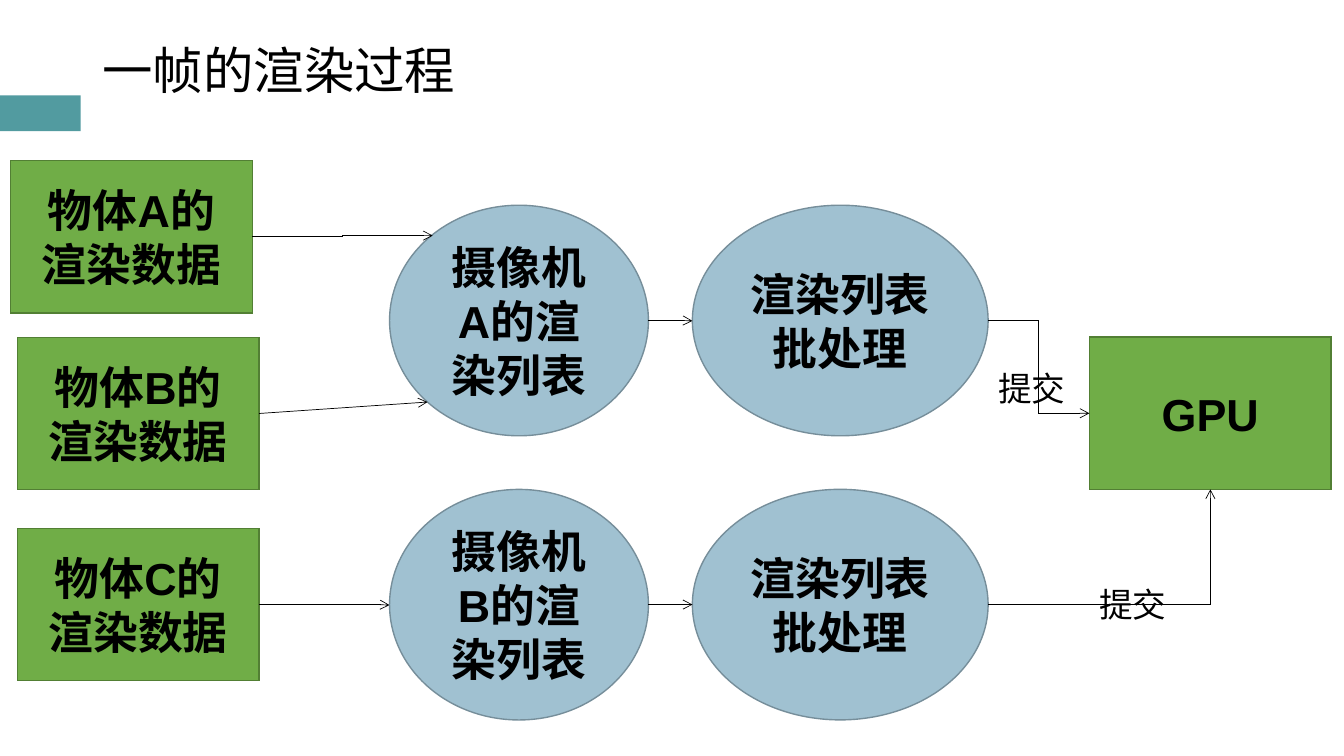
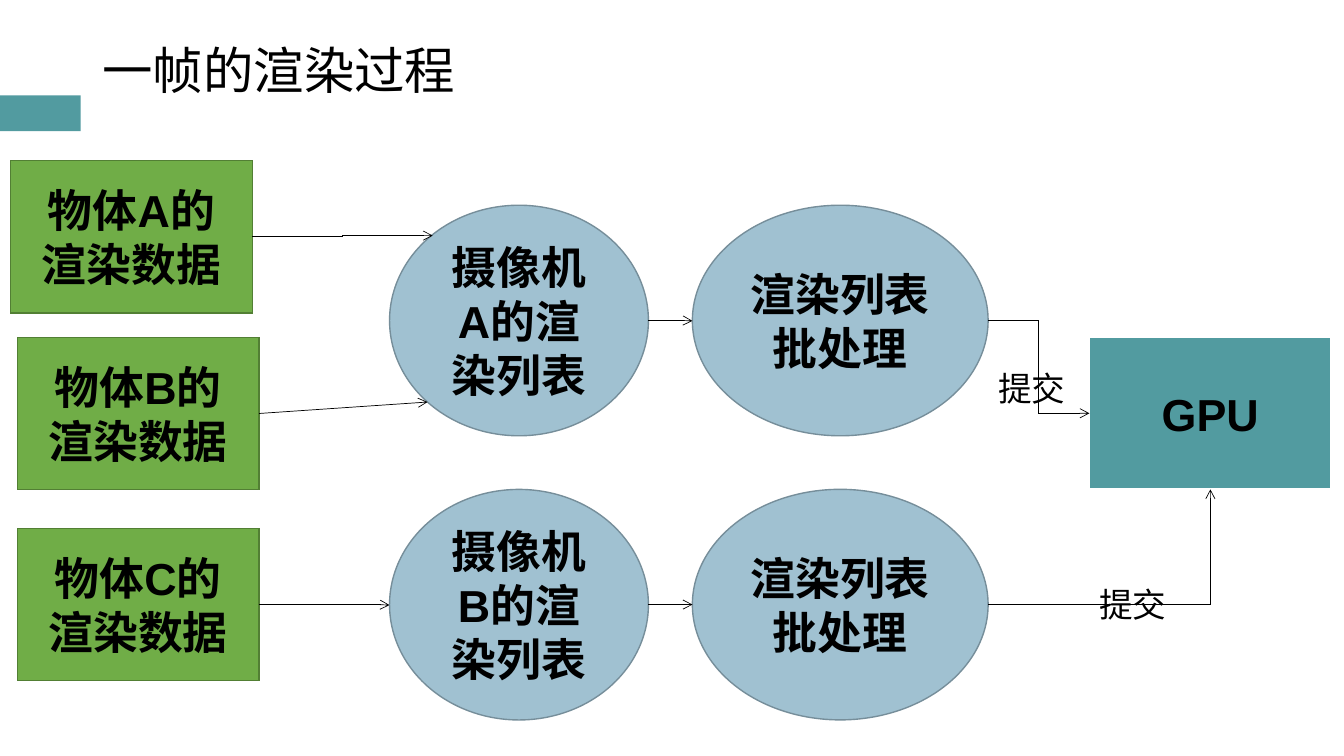
Before and after one commit to atom-chen/Main, a slide deck: slide 12 of OpenGL/答辩PPT.pptx. Drawn at 1344x756 pixels with LibreOffice and Linux fonts; fonts in the diff are those of the drawing. Boxes give left, top, right and bottom in pixels: in the first picture for what was removed or moved away, otherwise in the second. Text is boxed around its words. In the diff, an @@ line names an element or a change of style, - is before the commit and + after.

```diff
--- a/OpenGL/答辩PPT.pptx
+++ b/OpenGL/答辩PPT.pptx
@@ rectangle "GPU" at box(1090, 337, 1332, 489): fill #70AD47 to #529BA0; outline #538035 1 pt to #FFFFFF 1.5 pt @@
```
Also in this commit, not shown: 14 other slides changed.
